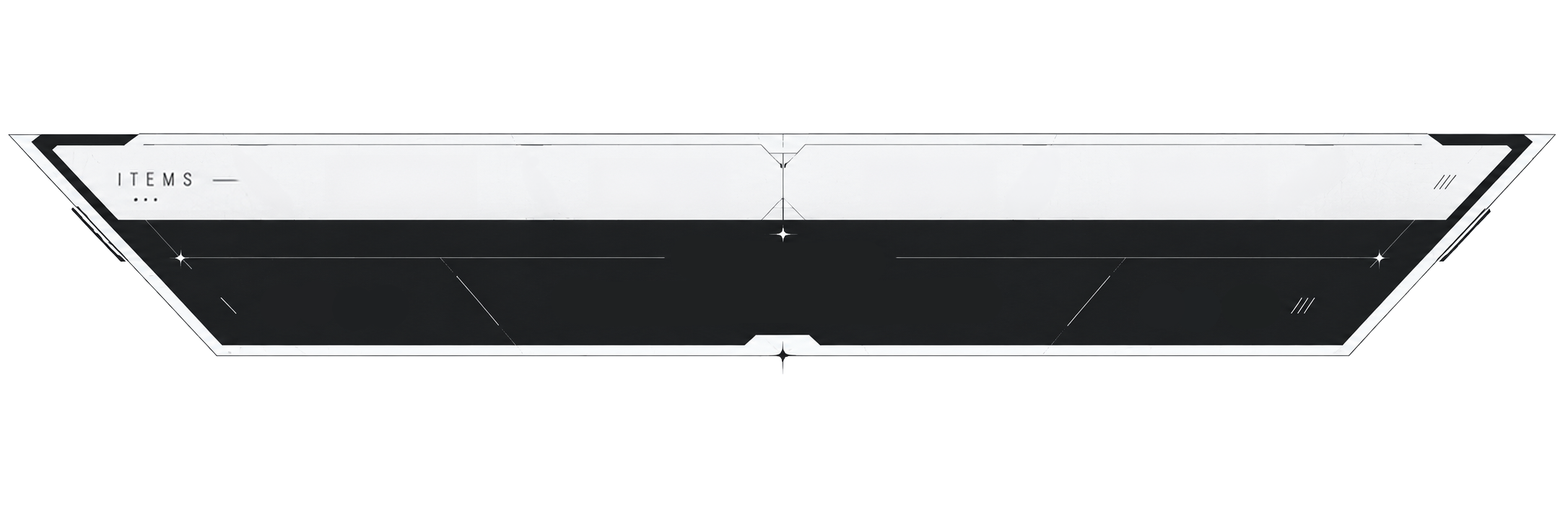
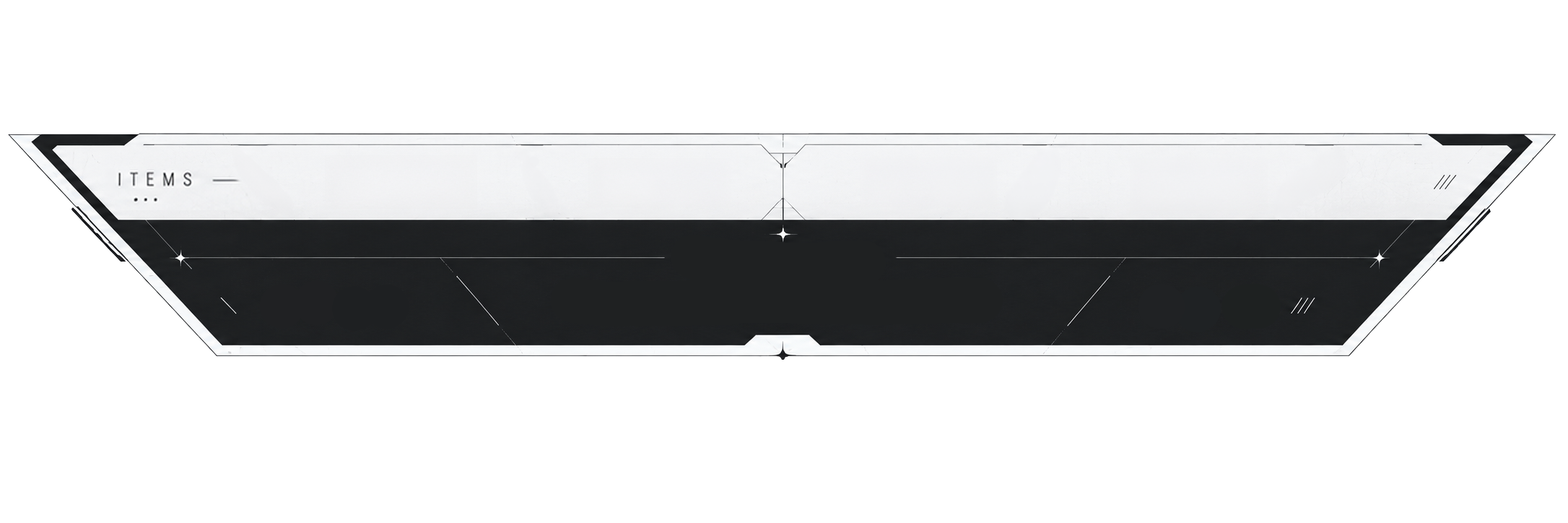
Two versions of the same layered image (1568×523). Layer-by-layer changes:
painted on "레이어 0" over [781, 359, 784, 375]
